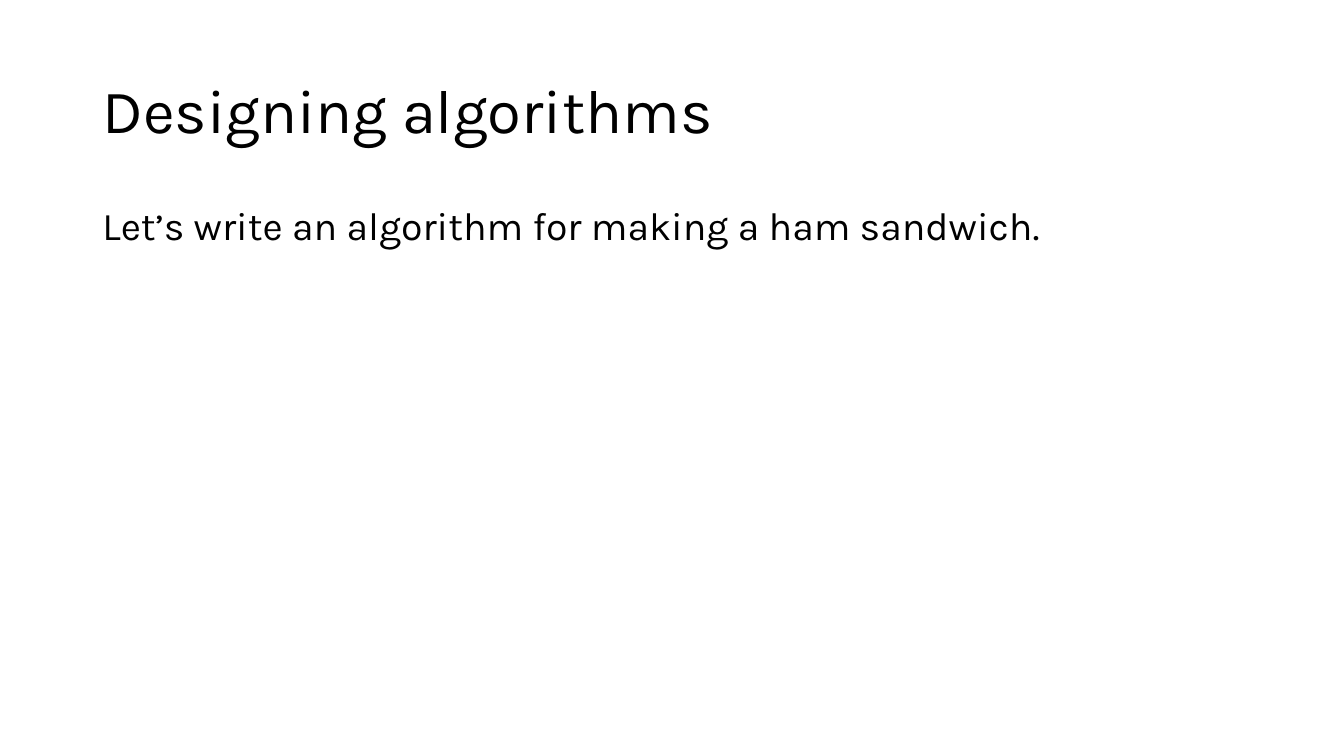
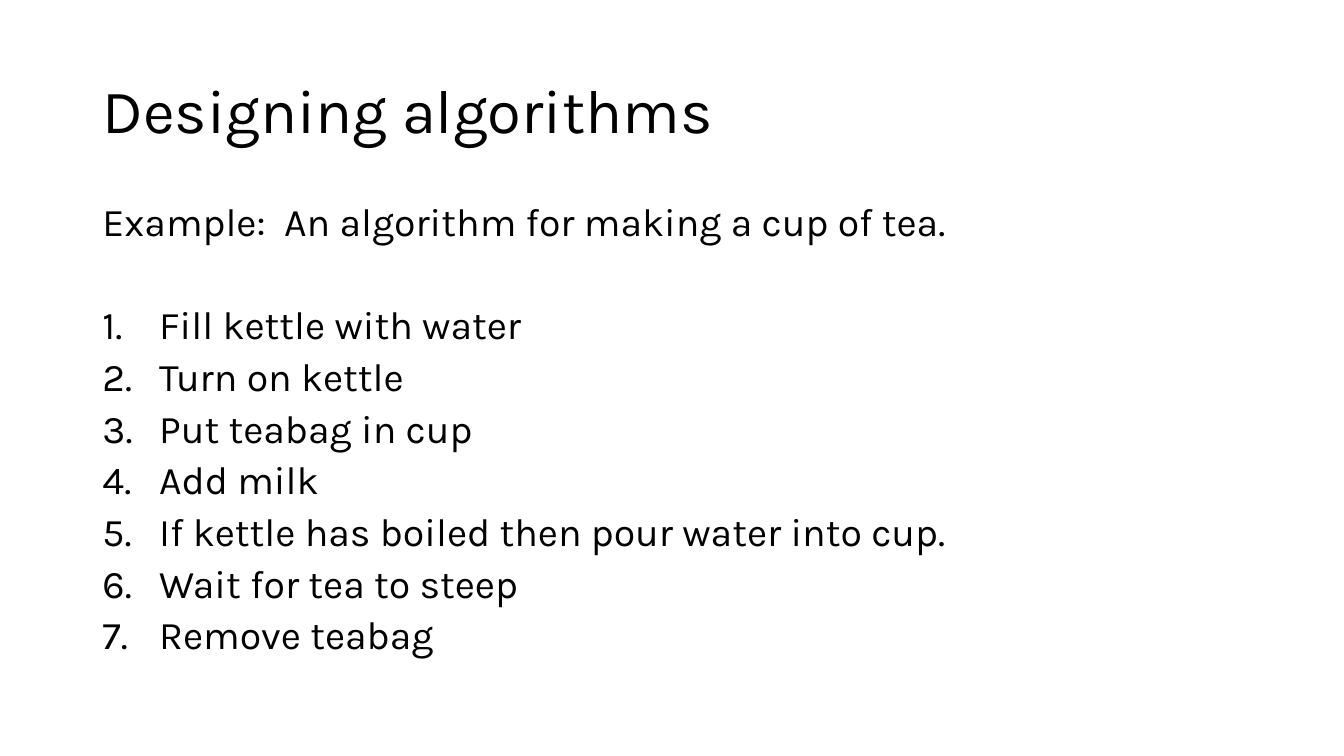
Before and after one commit to engmaths/SEMT10002_2025, a slide deck: slide 9 of Week_1_variables_operators_and_algorithms/Seminar_algorithms/seminar1_algorithms.pptx. Drawn at 1344x756 pixels with LibreOffice and Linux fonts; fonts in the diff are those of the drawing. Boxes give left, top, right and bottom in pixels: in the first picture for what was removed or moved away, otherwise in the second. Text is boxed around its words. In the diff, an @@ line names an element or a change of style, - is before the commit and + after.

```diff
--- a/Week_1_variables_operators_and_algorithms/Seminar_algorithms/seminar1_algorithms.pptx
+++ b/Week_1_variables_operators_and_algorithms/Seminar_algorithms/seminar1_algorithms.pptx
@@ text at (x1=102, y1=209, x2=945, y2=659): text changed @@
-Let’s write an algorithm for making a ham sandwich.
+Example: An algorithm for making a cup of tea.
+1. Fill kettle with water
+2. Turn on kettle
+3. Put teabag in cup
+4. Add milk
+5. If kettle has boiled then pour water into cup.
+6. Wait for tea to steep
+7. Remove teabag
```
Also in this commit, not shown: 7 other slides changed, 6 slides added, 1 slide removed, 1 other file.
